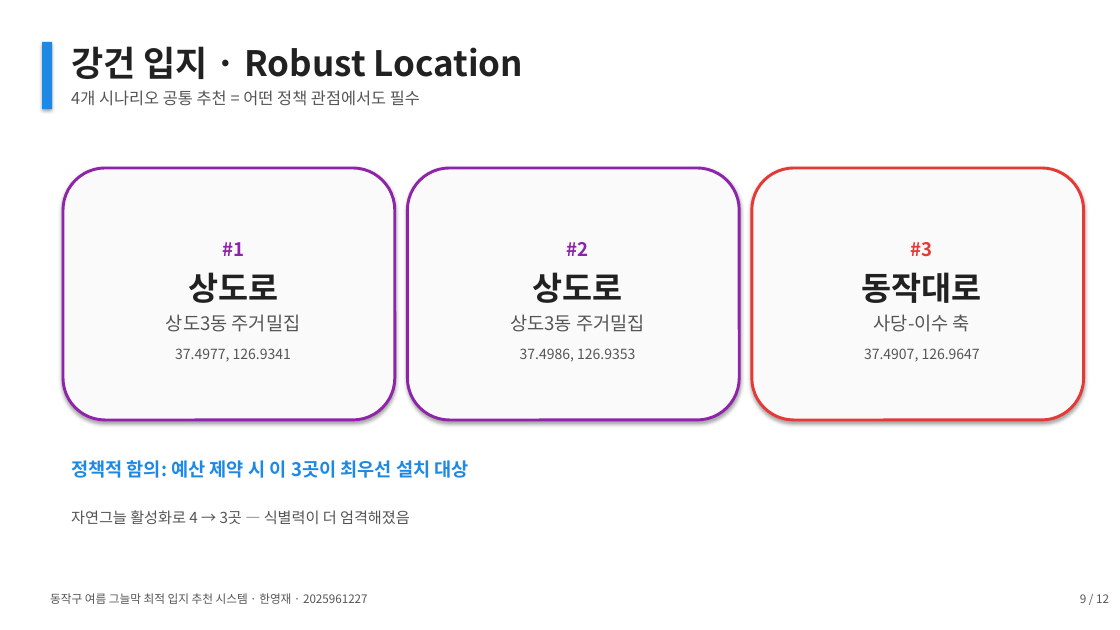
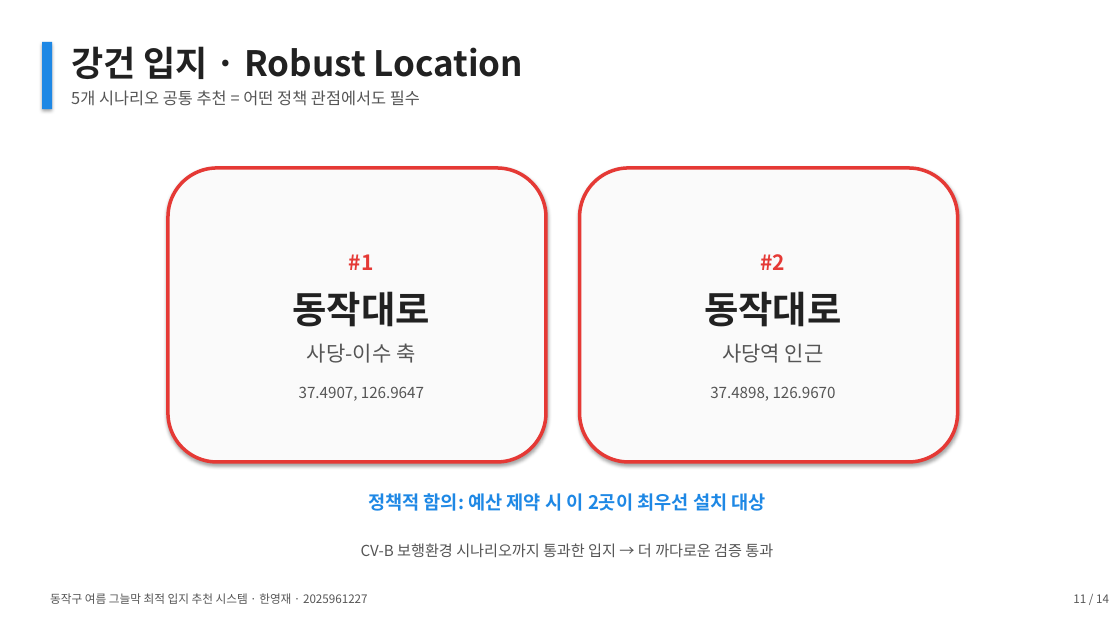
Before and after one commit to thgtot92/project_1, a slide deck: slide 11 of presentation/동작구_그늘막_최종발표.pptx (slide 9 before the commit). Drawn at 1120x630 pixels with LibreOffice and Linux fonts; fonts in the diff are those of the drawing. Boxes give left, top, right and bottom in pixels: in the first picture for what was removed or moved away, otherwise in the second. Text is boxed around its words. In the diff, an @@ line names an element or a change of style, - is before the commit and + after.

```diff
--- a/presentation/동작구_그늘막_최종발표.pptx
+++ b/presentation/동작구_그늘막_최종발표.pptx
@@ text at (71, 90, 420, 106): text changed @@
-4개 시나리오 공통 추천 = 어떤 정책 관점에서도 필수
+5개 시나리오 공통 추천 = 어떤 정책 관점에서도 필수
@@ rounded rectangle removed at (63, 168, 395, 420) @@
-#1
-상도로
-상도3동 주거밀집
-37.4977, 126.9341
@@ rounded rectangle "#1": place and size @@
-rounded rectangle "#1" at (752, 168, 1084, 420)
+rounded rectangle "#1" at (168, 168, 546, 462)
@@ rounded rectangle "#1" at (168, 168, 546, 462): outline #E53935 2.5 pt to #E53935 3 pt @@
@@ rounded rectangle removed at (408, 168, 739, 420) @@
-#2
-상도로
-상도3동 주거밀집
-37.4986, 126.9353
@@ rounded rectangle added at (580, 168, 958, 462), fill #FAFAFA, outline #E53935 3 pt, 13 pt, text #555555 @@
+#2
+동작대로
+사당역 인근
+37.4898, 126.9670
@@ text in rounded rectangle at (349, 254, 374, 270): text changed; size 16 to 18 pt @@
-#3
+#1
@@ text in rounded rectangle at (292, 291, 429, 401): size 28 to 32 pt in "동작대로"; size 16 to 18 pt in "사당-이수 축"; size 12 to 13 pt in "37.4907, 126.9647"; more space between paragraphs @@
@@ text at (368, 493, 766, 511): text changed @@
-정책적 함의: 예산 제약 시 이 3곳이 최우선 설치 대상
+정책적 함의: 예산 제약 시 이 2곳이 최우선 설치 대상
@@ text removed at (71, 510, 410, 524) @@
-자연그늘 활성화로 4 → 3곳 — 식별력이 더 엄격해졌음
@@ text added at (361, 543, 773, 557), 13 pt, text #555555 @@
+CV-B 보행환경 시나리오까지 통과한 입지 → 더 까다로운 검증 통과
@@ text at (1073, 594, 1109, 603): text changed @@
-9 / 12
+11 / 14
```
Also in this commit, not shown: 10 other slides changed, 2 slides added, 24 other files.
